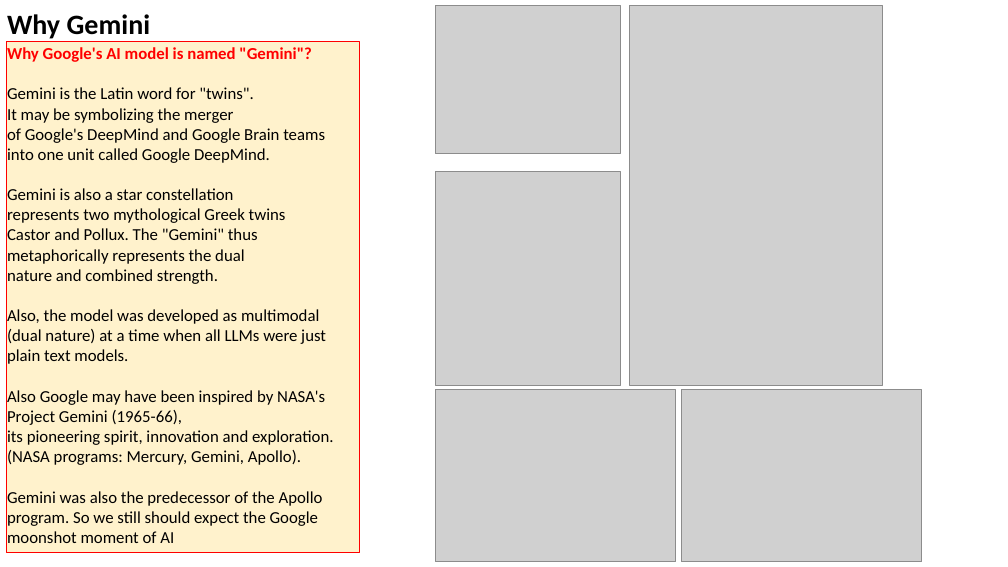
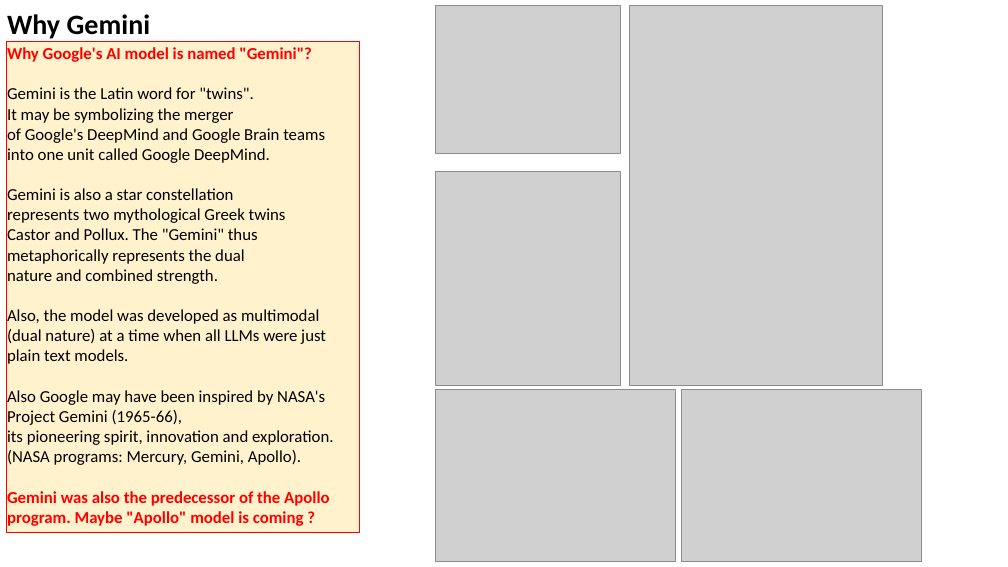
Before and after one commit to lselector/seminar, a slide deck: slide 9 of 2025/2025-05-30-AI-Updates.pptx (slide 7 before the commit). Drawn at 1008x567 pixels with LibreOffice and Linux fonts; fonts in the diff are those of the drawing; grey boxes stand for pictures. Boxes give left, top, right and bottom in pixels: in the first picture for what was removed or moved away, otherwise in the second. Text is boxed around its words. In the diff, an @@ line names an element or a change of style, - is before the commit and + after.

```diff
--- a/2025/2025-05-30-AI-Updates.pptx
+++ b/2025/2025-05-30-AI-Updates.pptx
@@ rectangle "Why Google's AI model is ..." resized from (x1=6, y1=41, x2=360, y2=552) to (x1=6, y1=41, x2=360, y2=532) @@
@@ text in rectangle at (x1=7, y1=491, x2=329, y2=526): text changed; text colour #000000 to #FF0000; bold on @@
-Gemini was also the predecessor of the Apollo program. So we still should expect the Google moonshot moment of AI
+Gemini was also the predecessor of the Apollo program. Maybe "Apollo" model is coming ?
```
Also in this commit, not shown: 14 other slides changed, 1 slide added.
